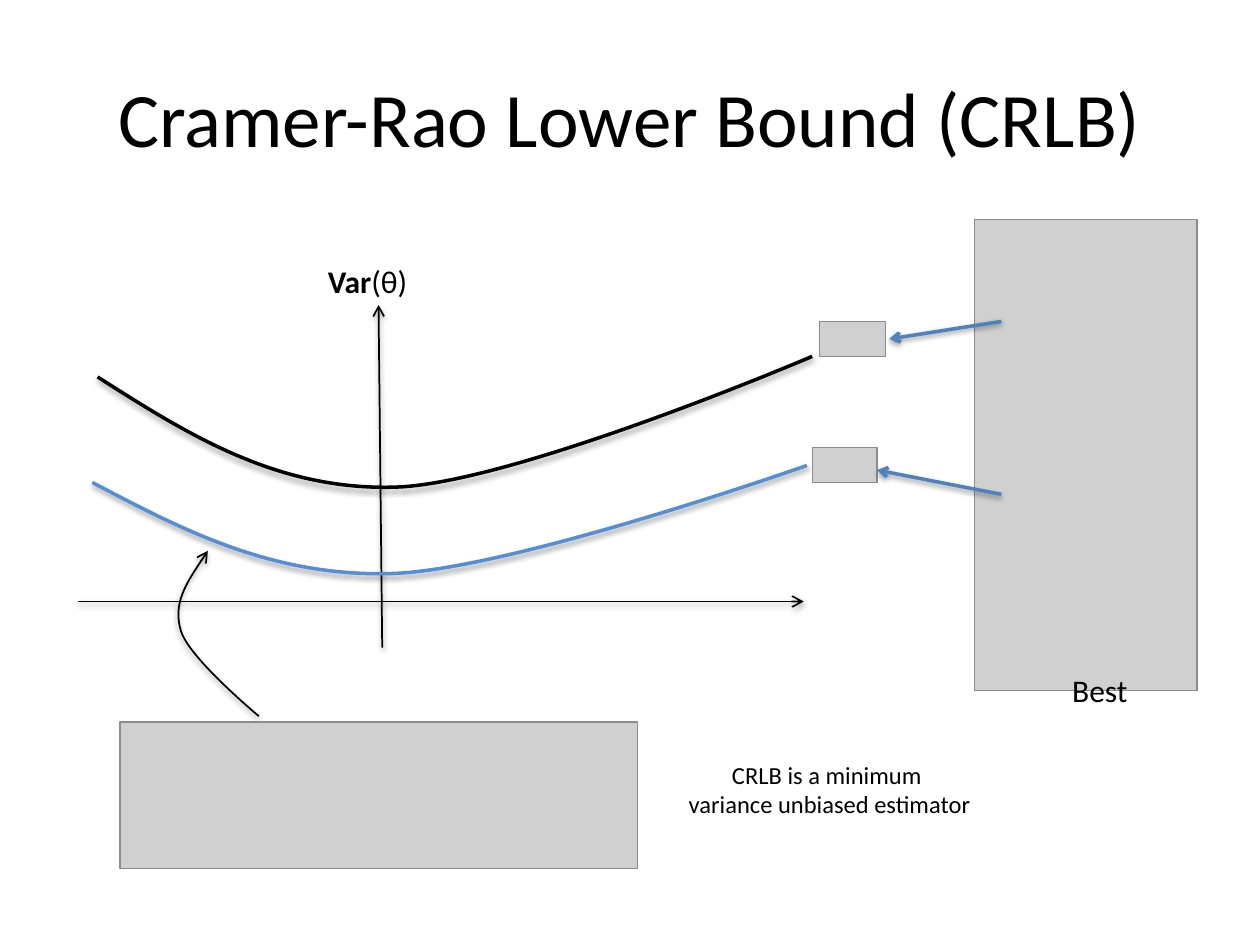
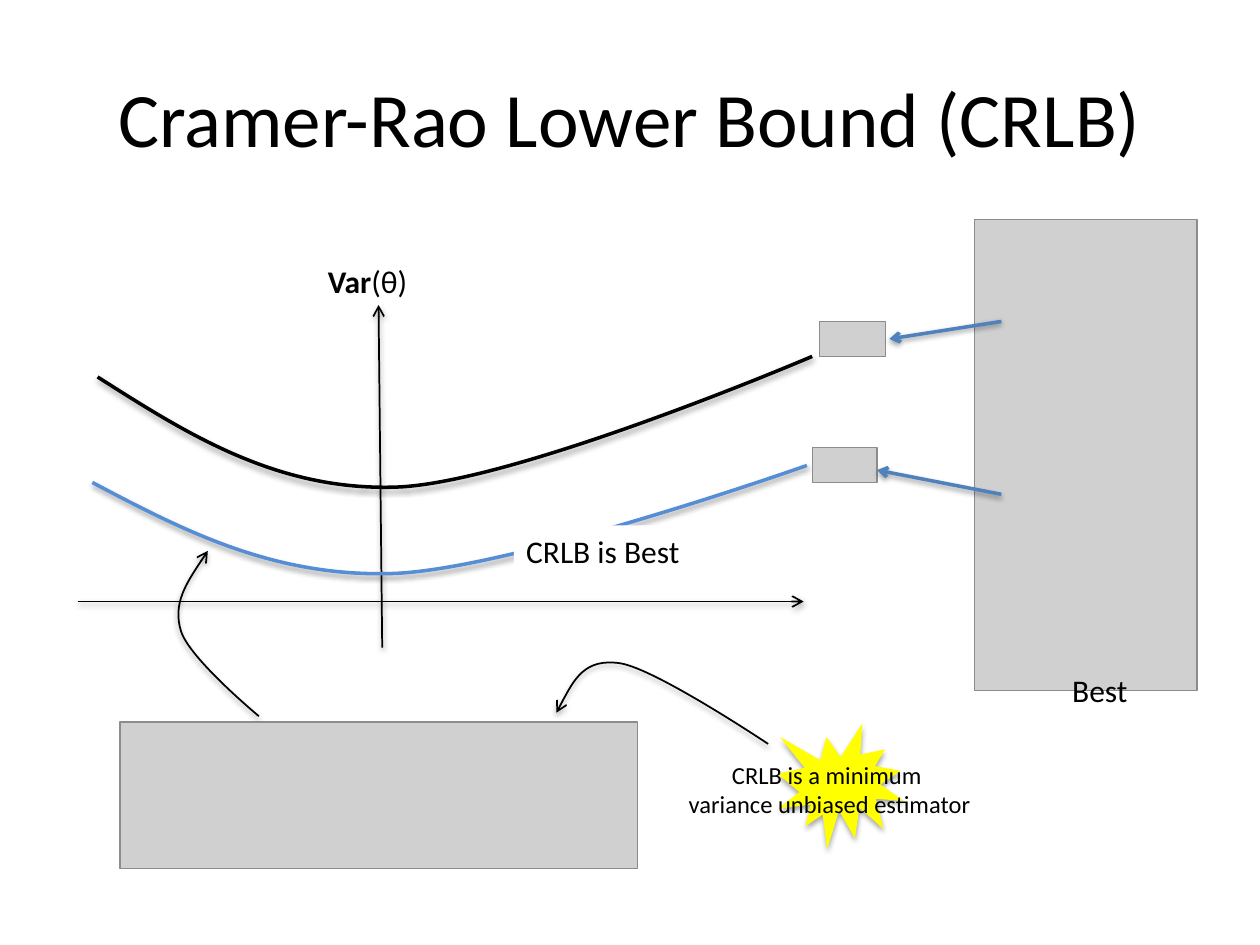
Before and after one commit to josh-gleason/CS679, a slide deck: slide 8 of Presentation/CS679Presentation2.pptx. Drawn at 1260x945 pixels with LibreOffice and Linux fonts; fonts in the diff are those of the drawing; grey boxes stand for pictures; background and template pictures are left out. Boxes give left, top, right and bottom in pixels: in the first picture for what was removed or moved away, otherwise in the second. Text is boxed around its words. In the diff, an @@ line names an element or a change of style, - is before the commit and + after.

```diff
--- a/Presentation/CS679Presentation2.pptx
+++ b/Presentation/CS679Presentation2.pptx
@@ text added at bbox=[526, 541, 679, 564], 18 pt, text #000000 @@
+CRLB is Best
@@ freeform shape added at bbox=[557, 663, 769, 745], outline #000000 1 pt @@
@@ irregular seal added at bbox=[777, 723, 903, 849], fill #FFFF00 @@
```
Also in this commit, not shown: 6 other slides changed, 4 slides added, 3 slides removed.
